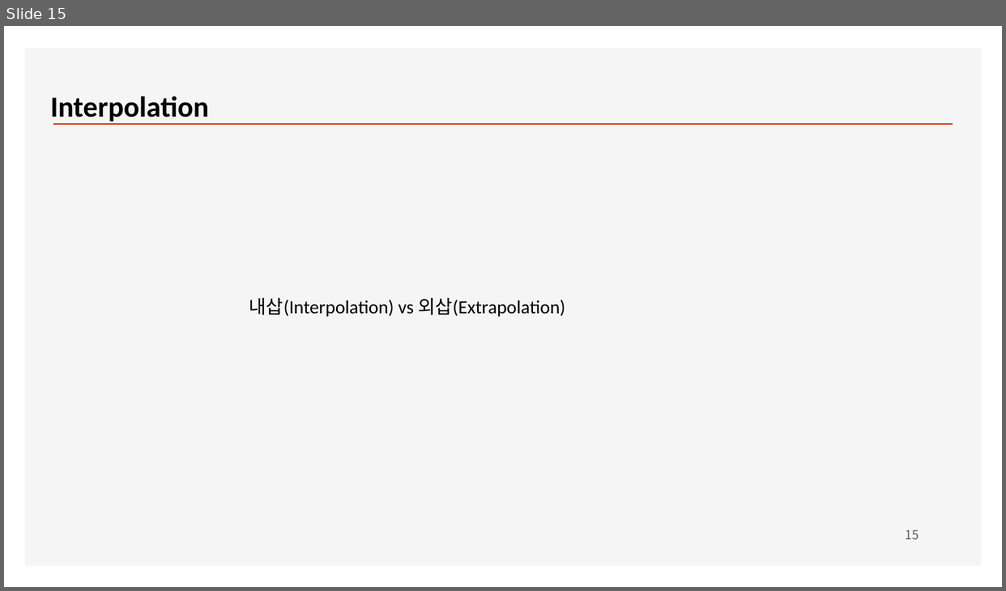
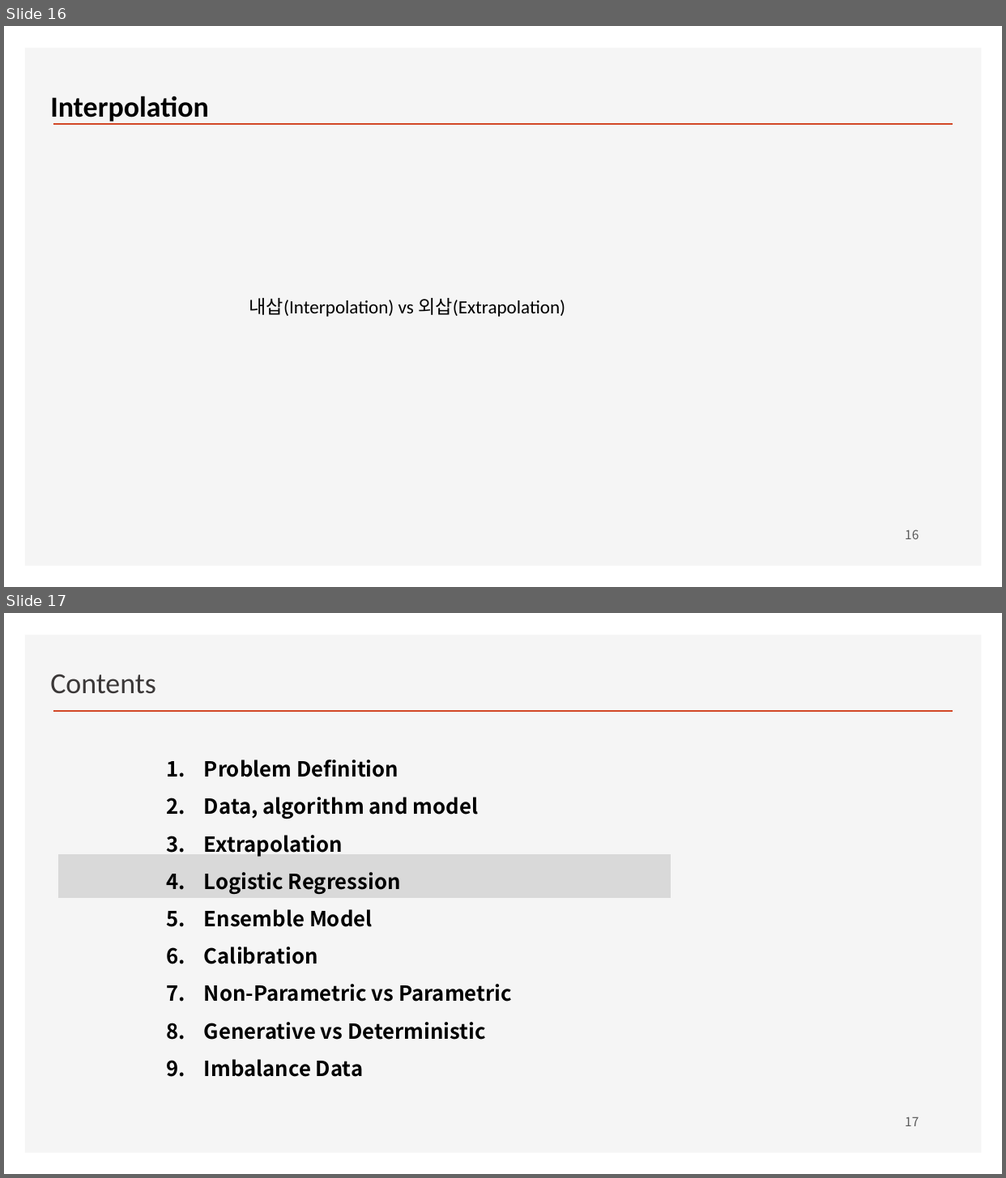
Before and after one commit to ancestor9/2026_Fall_Deep-Learning-with-Python, a slide deck: ML/ML_DL Algorithms.pptx. Shown one above the other, each under a label of ours: slide 15 before the commit, slides 16 and 17 after it. The pictures are 1006x591 and 1006x1178 pixels, drawn with LibreOffice and Linux fonts; fonts in the diff are those of the drawing; background and template pictures are left out. Boxes give left, top, right and bottom in pixels: in the first picture for what was removed or moved away, otherwise in the second. Text is boxed around its words. In the diff, an @@ line names an element or a change of style, - is before the commit and + after.

```diff
--- a/ML/ML_DL Algorithms.pptx
+++ b/ML/ML_DL Algorithms.pptx
@@ slide 17 added at [4, 613, 1002, 1174], background #FFFFFF; not listed: 2 template elements that a slide beside it also shows @@
@@ text added at [50, 674, 156, 694], 28 pt, text #3B3838 @@
+Contents
@@ text added at [204, 760, 512, 1077], 20 pt, text #000000, bold @@
+1. Problem Definition
+2. Data, algorithm and model
+3. Extrapolation
+4. Logistic Regression
+5. Ensemble Model
+6. Calibration
+7. Non-Parametric vs Parametric
+8. Generative vs Deterministic
+9. Imbalance Data
@@ rectangle added at [58, 855, 671, 897], fill #D9D9D9, outline #D9D9D9 1 pt @@
@@ page number added at [905, 1117, 918, 1127], 12 pt, text #595959 @@
+17
@@ what was slide 15 is now slide 16 @@
@@ page number at [905, 530, 918, 540]: text changed @@
-15
+16
```
Also in this commit, not shown: 4 other slides added.
